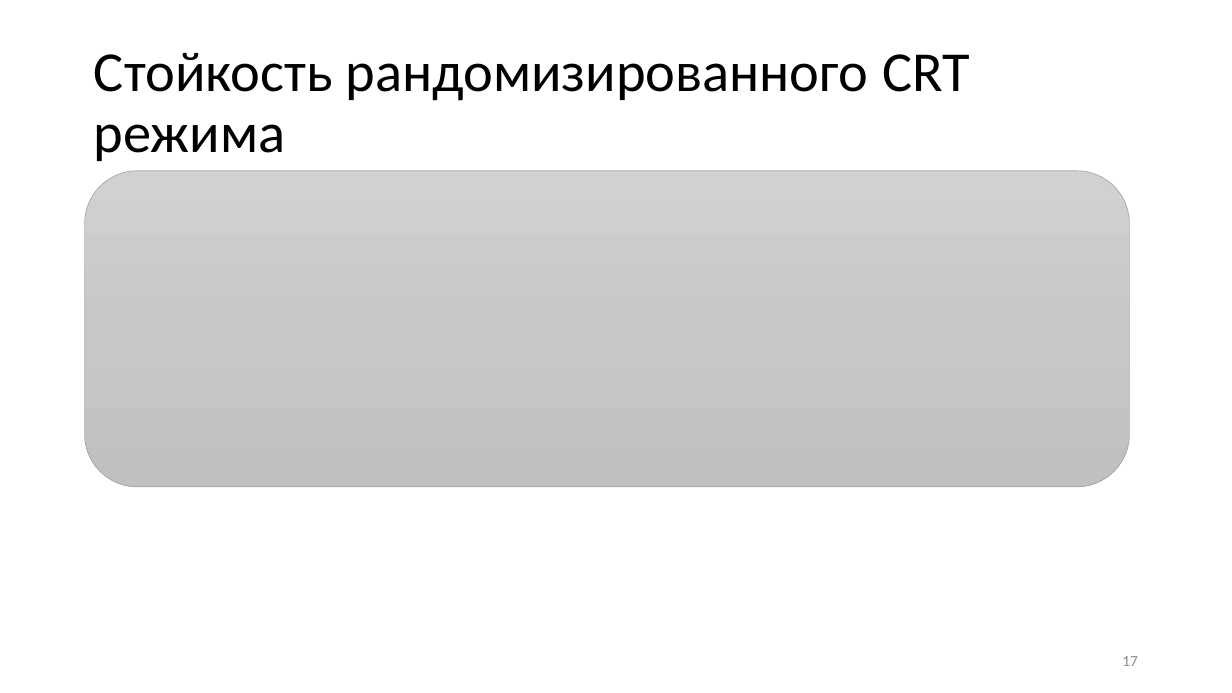
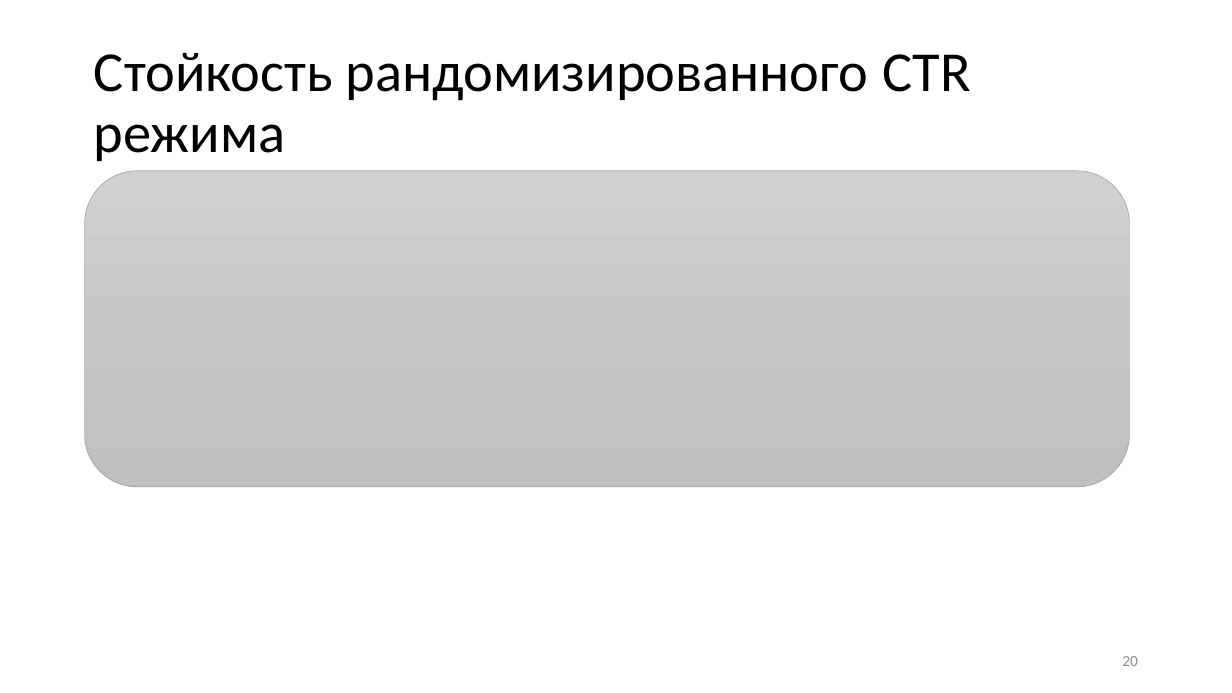
Before and after one commit to CryptoCourse/CryptoLectures, a slide deck: slide 20 of Lectures/Lecture8.pptx (slide 17 before the commit). Drawn at 1232x693 pixels with LibreOffice and Linux fonts; fonts in the diff are those of the drawing; grey boxes stand for pictures. Boxes give left, top, right and bottom in pixels: in the first picture for what was removed or moved away, otherwise in the second. Text is boxed around its words. In the diff, an @@ line names an element or a change of style, - is before the commit and + after.

Commit message:
lec 8 more fixes

```diff
--- a/Lectures/Lecture8.pptx
+++ b/Lectures/Lecture8.pptx
@@ title at bbox=[94, 53, 970, 161]: text changed @@
-Стойкость рандомизированного CRT режима
+Стойкость рандомизированного CTR режима
@@ page number at bbox=[1122, 656, 1138, 666]: text changed @@
-17
+20
```
Also in this commit, not shown: 3 slides added.
